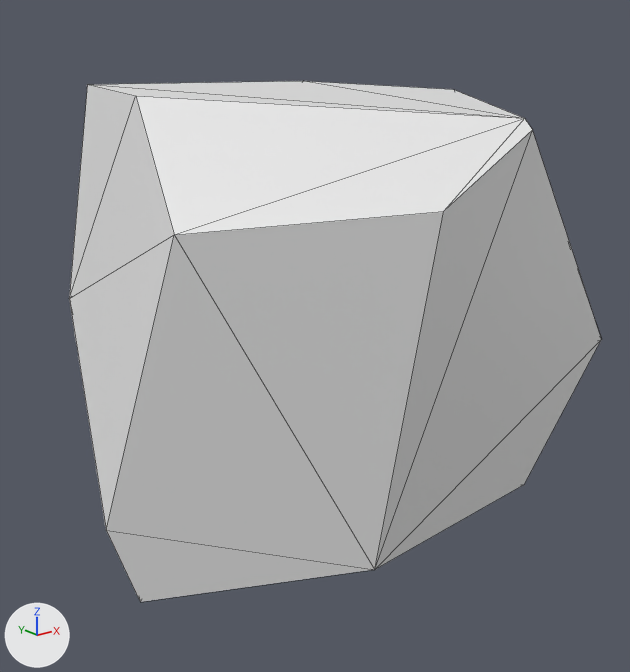
A saved change to the OBJ model assets/pieces/daikon_train/daikon_0102.obj.
One viewpoint serves both versions: a 50 mm camera at (-0.0288, -0.0352, 0.0126) aimed at (-0.0016, -0.0012, -0.001). The axes (+X, +Y, +Z) are drawn at lower left. The lights are the same throughout. The older version comes first. Mesh edges are drawn as thin lines. Where no turn or scale is listed for an object, it has been applied to the vertices.

Names of what the first picture shows: 'daikon_0102'.
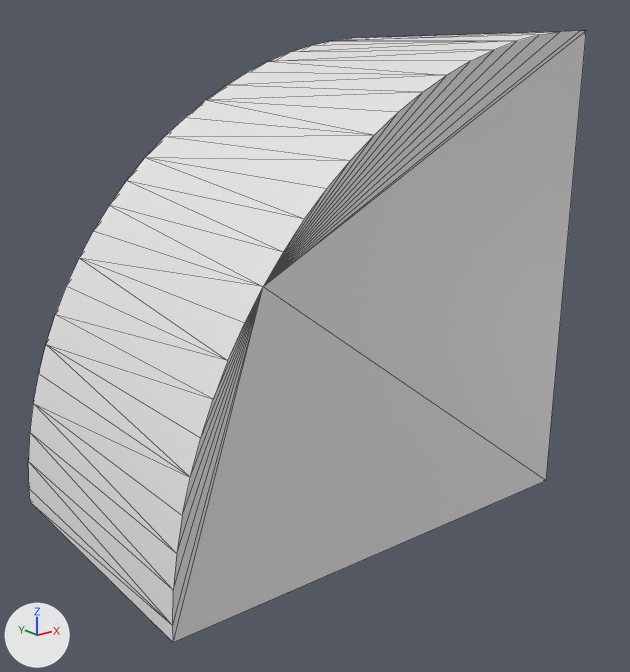
What differs and where, as boxes (x1, y1, x2, y2) in the pictures (630 x 672 px):
'daikon_0102', reshaped (17% taller): before (69, 81, 602, 602); after (28, 31, 586, 642)

What changed in the scene script:
```text
Change me_daikon_0102:
    used by ob_daikon_0102; location = (0.0, 0.0, 0.0)
    remove me_daikon_0102.from_pydata(...)  # 20 vertices, 36 faces; spans x -0.0135..0.0145, y -0.0136..0.0094, z -0.0137..0.0115
    add me_daikon_0102.from_pydata(...)  # 54 vertices, 104 faces; spans x -0.0143..0.0105, y -0.0077..0.0077, z -0.0106..0.0141
    me_daikon_0102 part 1: the whole mesh is rebuilt
```
